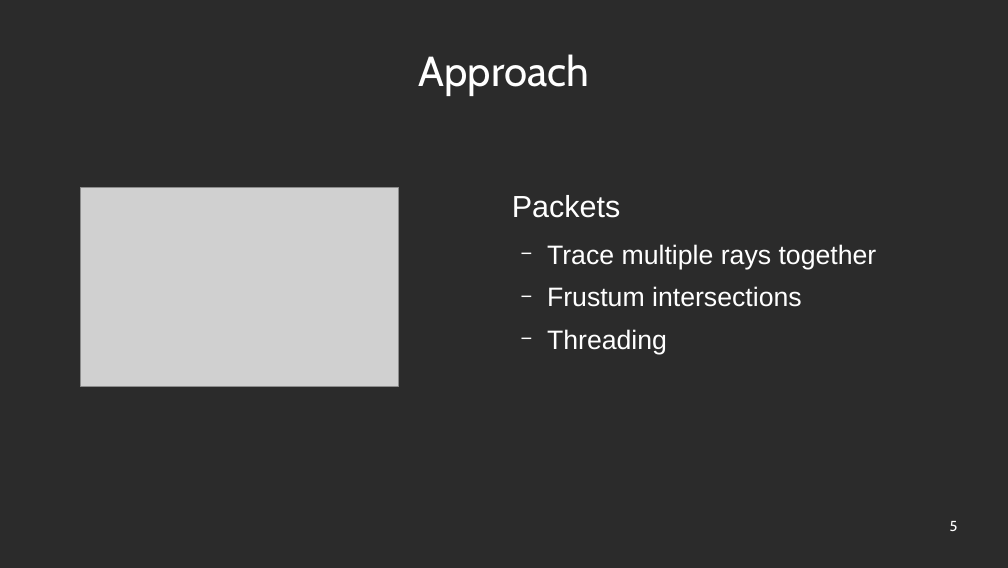
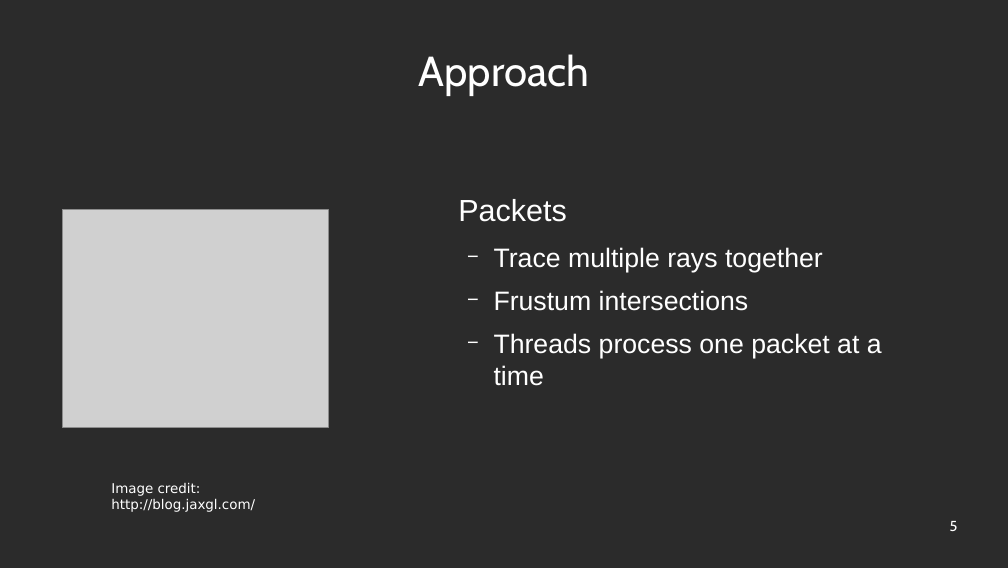
Before and after one commit to robinleegit/raytracer, a slide deck: slide 5 of presentation/presentation.odp. Drawn at 1008x568 pixels with LibreOffice and Linux fonts; fonts in the diff are those of the drawing; grey boxes stand for pictures; background and template pictures are left out; a plain dark background stands for a picture behind light text. Boxes give left, top, right and bottom in pixels: in the first picture for what was removed or moved away, otherwise in the second. Text is boxed around its words. In the diff, an @@ line names an element or a change of style, - is before the commit and + after.

Commit message:
Pictures?

```diff
--- a/presentation/presentation.odp
+++ b/presentation/presentation.odp
@@ text "Packets": place and size @@
-text "Packets" at [512,195,877,355]
+text "Packets" at [458,199,882,386]
@@ picture: place and size @@
-picture at [80,188,399,387]
+picture at [63,210,328,428]
@@ text at [494,333,882,386]: text changed @@
-  − Threading
+  − Threads process one packet at a time
@@ text added at [111,482,255,512], 12.9 pt, text #FFFFFF @@
+Image credit: http://blog.jaxgl.com/
```
Also in this commit, not shown: 2 other slides changed.
